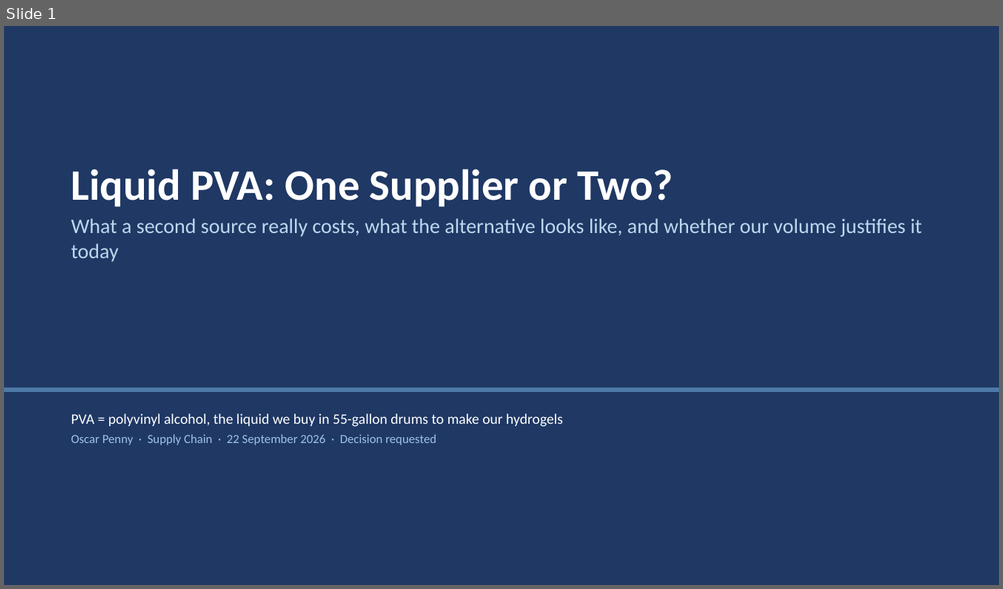
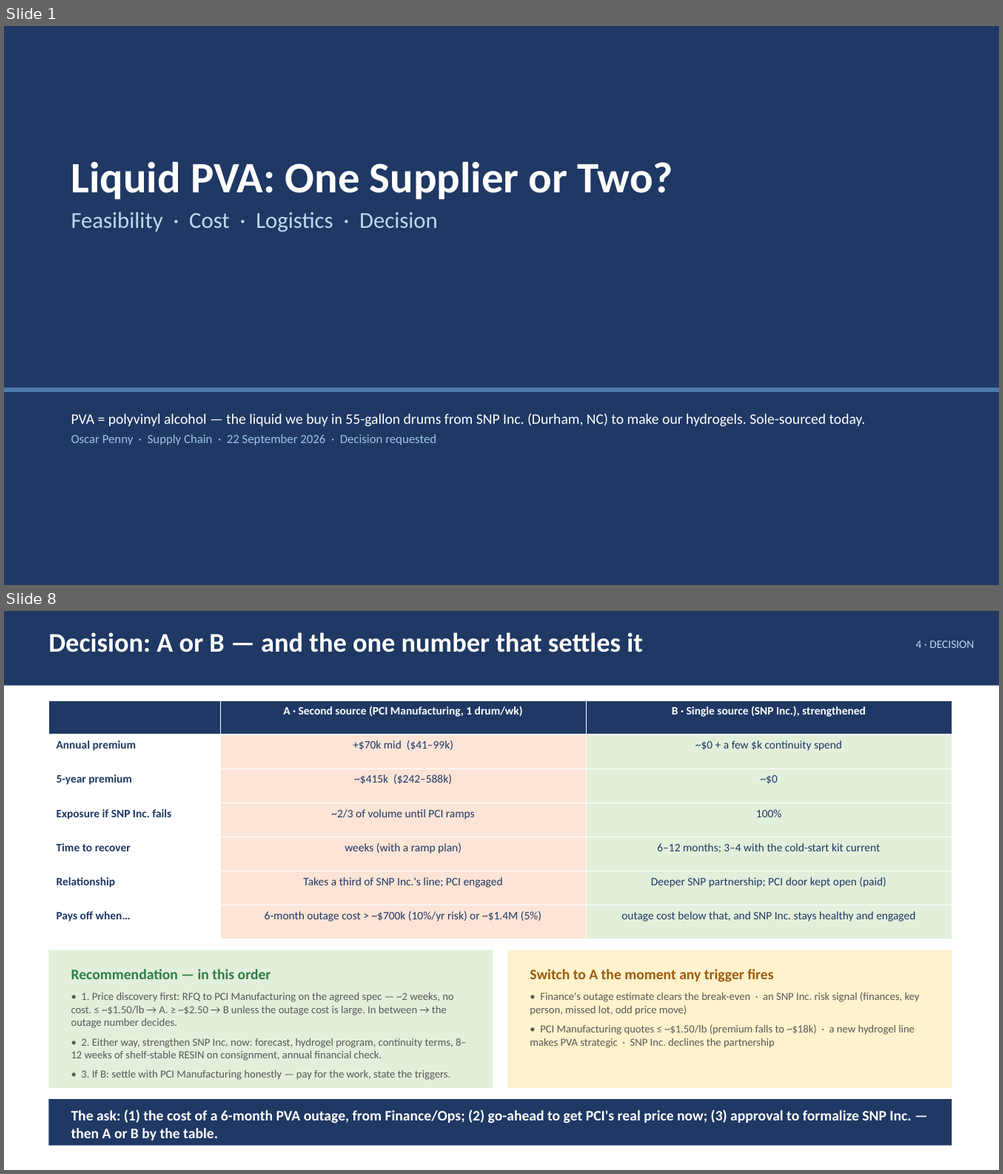
Before and after one commit to naviero1/Claude-Works, a slide deck: PVA second supplier initiative/PVA_Second_Supplier_Leadership_Deck.pptx. Shown one above the other, each under a label of ours: slide 1 before the commit, slides 1 and 8 after it; the slides between them are not shown. The pictures are 1003x589 and 1003x1174 pixels, drawn with LibreOffice and Linux fonts; fonts in the diff are those of the drawing. Boxes give left, top, right and bottom in pixels: in the first picture for what was removed or moved away, otherwise in the second. Text is boxed around its words. In the diff, an @@ line names an element or a change of style, - is before the commit and + after.

```diff
--- a/PVA second supplier initiative/PVA_Second_Supplier_Leadership_Deck.pptx
+++ b/PVA second supplier initiative/PVA_Second_Supplier_Leadership_Deck.pptx
@@ slide 8 added at (x1=4, y1=611, x2=999, y2=1170), background #FFFFFF @@
@@ rectangle added at (x1=4, y1=611, x2=999, y2=686), fill #1F3864 @@
@@ text added at (x1=48, y1=632, x2=643, y2=652), 26 pt, text #FFFFFF, bold @@
+Decision: A or B — and the one number that settles it
@@ text added at (x1=916, y1=641, x2=973, y2=648), 11 pt, text #BDD7EE @@
+4 · DECISION
@@ table added at (x1=48, y1=701, x2=951, y2=940), 7 rows, 3 columns @@
+ | A · Second source (PCI Manufacturing, 1 drum/wk) | B · Single source (SNP Inc.), strengthened
+Annual premium | +$70k mid ($41–99k) | ~$0 + a few $k continuity spend
+5-year premium | ~$415k ($242–588k) | ~$0
+Exposure if SNP Inc. fails | ~2/3 of volume until PCI ramps | 100%
+Time to recover | weeks (with a ramp plan) | 6–12 months; 3–4 with the cold-start kit current
+Relationship | Takes a third of SNP Inc.'s line; PCI engaged | Deeper SNP partnership; PCI door kept open (paid)
+Pays off when… | 6-month outage cost > ~$700k (10%/yr risk) or ~$1.4M (5%) | outage cost below that, and SNP Inc. stays healthy and engaged
@@ rectangle added at (x1=48, y1=951, x2=492, y2=1088), fill #E2EFDA @@
@@ rectangle added at (x1=508, y1=951, x2=951, y2=1088), fill #FFF2CC @@
@@ text added at (x1=71, y1=969, x2=466, y2=1080), 10.5 pt, text #595959 @@
+Recommendation — in this order
+• 1. Price discovery first: RFQ to PCI Manufacturing on the agreed spec — ~2 weeks, no cost. ≤ ~$1.50/lb → A. ≥ ~$2.50 → B unless the outage cost is large. In between → the outage number decides.
+• 2. Either way, strengthen SNP Inc. now: forecast, hydrogel program, continuity terms, 8–12 weeks of shelf-stable RESIN on consignment, annual financial check.
+• 3. If B: settle with PCI Manufacturing honestly — pay for the work, state the triggers.
@@ text added at (x1=529, y1=969, x2=919, y2=1048), 10.5 pt, text #595959 @@
+Switch to A the moment any trigger fires
+• Finance's outage estimate clears the break-even · an SNP Inc. risk signal (finances, key person, missed lot, odd price move)
+• PCI Manufacturing quotes ≤ ~$1.50/lb (premium falls to ~$18k) · a new hydrogel line makes PVA strategic · SNP Inc. declines the partnership
@@ rectangle added at (x1=48, y1=1099, x2=951, y2=1146), fill #1F3864 @@
@@ text added at (x1=71, y1=1110, x2=910, y2=1141), 14 pt, text #FFFFFF, bold @@
+The ask: (1) the cost of a 6-month PVA outage, from Finance/Ops; (2) go-ahead to get PCI's real price now; (3) approval to formalize SNP Inc. — then A or B by the table.
@@ slide 1 changed as well @@
@@ text "Liquid PVA: One Supplier or ..." moved from (x1=71, y1=169, x2=922, y2=262) to (x1=71, y1=161, x2=674, y2=232) @@
@@ text at (x1=71, y1=212, x2=438, y2=232): text changed; size 20 to 22 pt @@
-What a second source really costs, what the alternative looks like, and whether our volume justifies it today
+Feasibility · Cost · Logistics · Decision
@@ text at (x1=71, y1=414, x2=865, y2=427): text changed @@
-PVA = polyvinyl alcohol, the liquid we buy in 55-gallon drums to make our hydrogels
+PVA = polyvinyl alcohol — the liquid we buy in 55-gallon drums from SNP Inc. (Durham, NC) to make our hydrogels. Sole-sourced today.
```
Also in this commit, not shown: 1 other slide changed, 6 other slides added, 13 slides removed, 6 other files.
